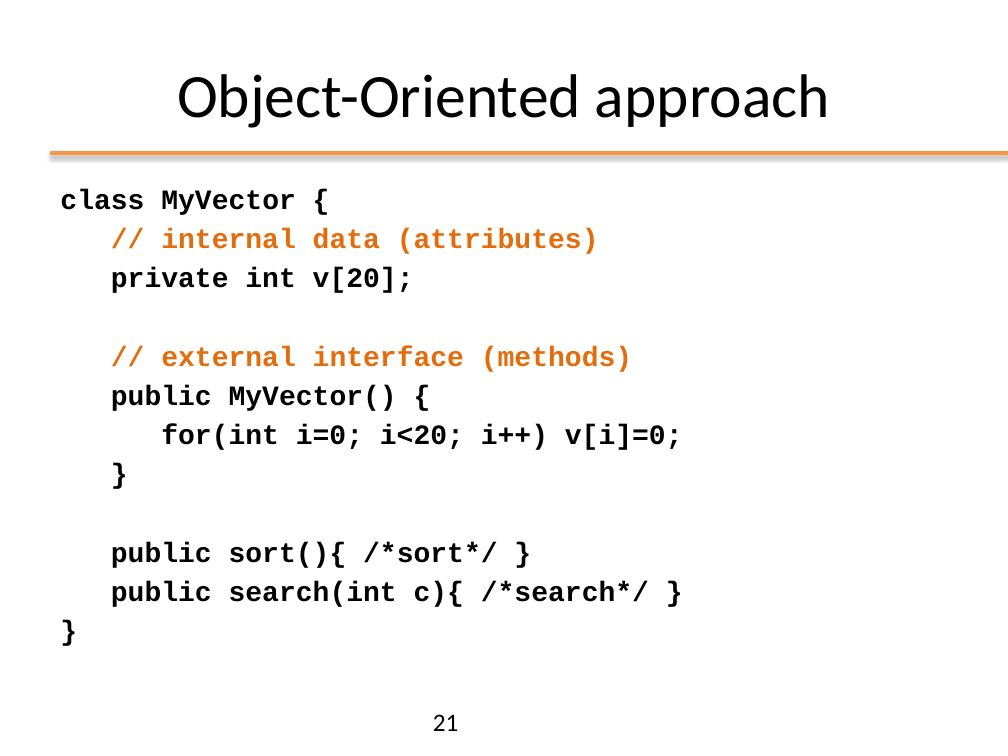
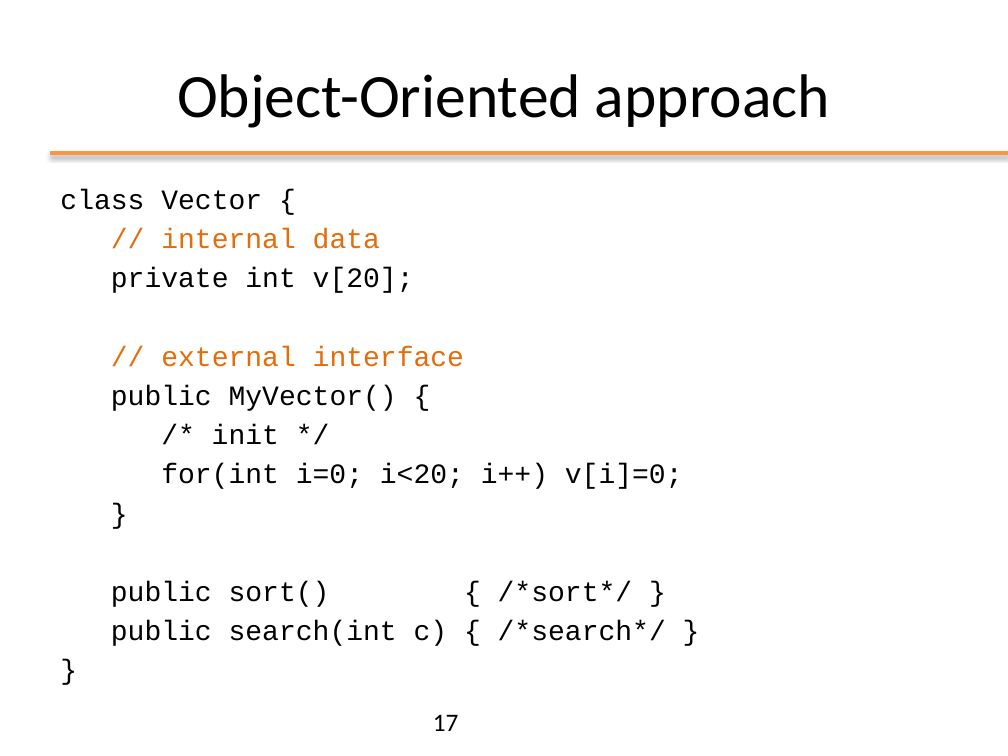
Before and after one commit to matt498/ooprogramming, a slide deck: slide 17 of slides/ppt/01_FromCtoJava.pptx (slide 21 before the commit). Drawn at 1008x756 pixels with LibreOffice and Linux fonts; fonts in the diff are those of the drawing; background and template pictures are left out. Boxes give left, top, right and bottom in pixels: in the first picture for what was removed or moved away, otherwise in the second. Text is boxed around its words. In the diff, an @@ line names an element or a change of style, - is before the commit and + after.

```diff
--- a/slides/ppt/01_FromCtoJava.pptx
+++ b/slides/ppt/01_FromCtoJava.pptx
@@ text at (60,189,380,249): text changed; bold off @@
-class MyVector {
-// internal data (attributes)
+class Vector {
+// internal data
@@ text at (111,268,683,489): bold off in "private int v[20];", "public MyVector() {", "for(int i=0; i<20; i++) v[i]=0;", "}" and 1 more places @@
@@ text at (161,346,464,367): text changed; bold off @@
-// external interface (methods)
+// external interface
@@ text at (212,424,279,445): paragraph added @@
+/* init */
@@ text at (111,581,666,646): text changed; bold off @@
-public sort(){ /*sort*/ }
-public search(int c){ /*search*/ }
+public sort() { /*sort*/ }
+public search(int c) { /*search*/ }
@@ page number at (433,714,459,731): text changed @@
-21
+17
```
Also in this commit, not shown: 20 other slides changed, 6 slides added, 14 slides removed, 6 other files.
